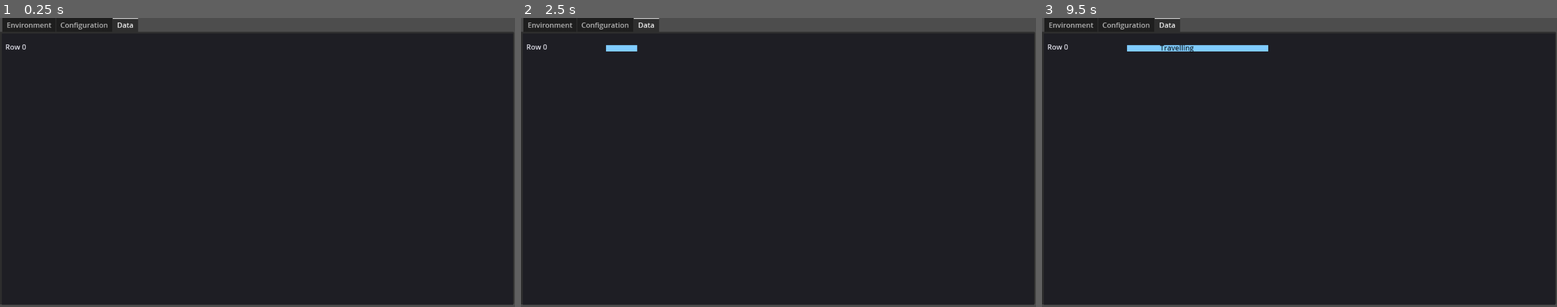
Above: before the commit, frames 1-3 (left to right).
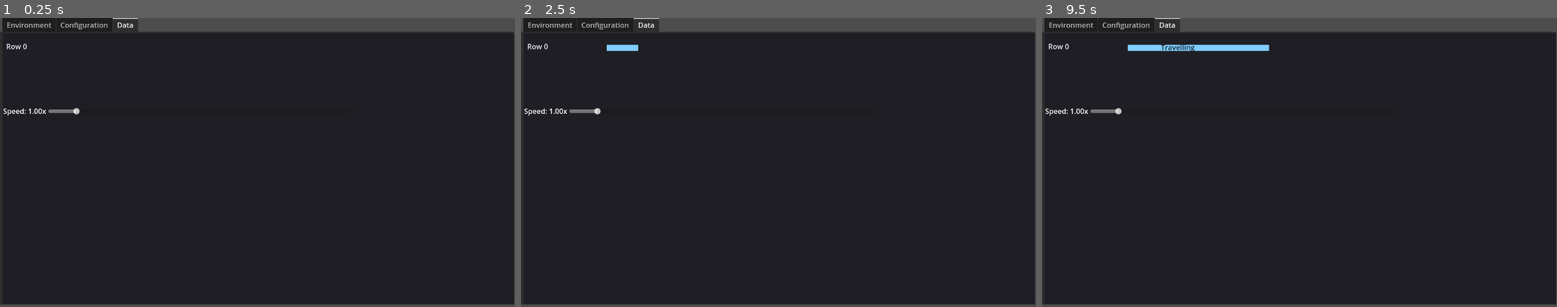
Above: after the commit, the same moments.

Repository: drewcydrew/sim-testing
Game: Godot game, scene res://World/World.tscn
Same seed, same stepped clock (60 frames per second), same inputs: the game is played once before the commit and once after it. The engine's default icon, where the game draws it, is replaced by a stand-in: a white triangle on a blue panel in a dark square.
Inputs (mouse positions are in pixels of both pictures, inside the frame that each line leads up to):
- Up to frame 1 (0.25 s): no input
- Up to frame 2 (2.5 s): tap Enter at 0.5, 2 s; move the mouse to (891, 148) at 0.52 s; click (891, 148) at 0.67 s; tap Space at 1.25 s; move the mouse to (675, 176) at 1.27 s; click (675, 176) at 1.42 s; move the mouse to (830, 98) at 2.02 s; click (830, 98) at 2.17 s
- Up to frame 3 (9.5 s): tap Space at 2.75, 4.25 s; move the mouse to (1273, 220) at 2.77 s; click (1273, 220) at 2.92 s; tap Enter at 3.5 s; move the mouse to (1454, 205) at 3.52 s; click (1454, 205) at 3.67 s; move the mouse to (1145, 119) at 4.27 s; click (1145, 119) at 4.42 s; move the mouse to (1325, 162) at 5.02 s; click (1325, 162) at 5.17 s; move the mouse to (1222, 90) at 5.77 s; click (1222, 90) at 5.92 s; move the mouse to (1412, 148) at 6.52 s; click (1412, 148) at 6.67 s; move the mouse to (1196, 176) at 7.27 s; click (1196, 176) at 7.42 s; move the mouse to (1351, 98) at 8.02 s; click (1351, 98) at 8.17 s; move the mouse to (1273, 220) at 8.77 s; click (1273, 220) at 8.92 s

The runs differ from the first frame. In frame 1, 0.4% of the frame differs, in the area x 0-100%, y 8-100%; in frame 2, 0.5%; in frame 3, 0.7%.

Commit message:
Splitting simulation controls into separate scene

Diff:
--- /dev/null
+++ b/SimulationControls/simulation_controls.gd
@@ -0,0 +1,20 @@
+extends HBoxContainer
+
+signal sim_speed_changed(value: float)
+
+
+
+@export var initial_value: float = 1.0
+
+func _ready() -> void:
+	$HSlider.value = initial_value
+	_update_label($HSlider.value)
+	$HSlider.value_changed.connect(_on_value_changed)
+
+func _on_value_changed(v: float) -> void:
+	_update_label(v)
+	emit_signal("sim_speed_changed", v)
+
+func _update_label(v: float) -> void:
+	if has_node("Label"):
+		$Label.text = "Speed: %.2fx" % v
--- /dev/null
+++ b/SimulationControls/simulation_controls.tscn
@@ -0,0 +1,19 @@
+[gd_scene load_steps=2 format=3 uid="uid://geysmsrle8io"]
+
+[ext_resource type="Script" uid="uid://dj6k1hh0mig0k" path="res://SimulationControls/simulation_controls.gd" id="1_80dbo"]
+
+[node name="SimulationControls" type="HBoxContainer"]
+offset_right = 671.0
+offset_bottom = 69.0
+script = ExtResource("1_80dbo")
+
+[node name="Label" type="Label" parent="."]
+layout_mode = 2
+text = "Simulation Speed"
+
+[node name="HSlider" type="HSlider" parent="."]
+layout_mode = 2
+size_flags_horizontal = 3
+size_flags_vertical = 4
+max_value = 12.0
+step = 0.1
--- a/World/World.tscn
+++ b/World/World.tscn
@@ -1,10 +1,11 @@
-[gd_scene load_steps=7 format=3 uid="uid://bkjo27tus16cr"]
+[gd_scene load_steps=8 format=3 uid="uid://bkjo27tus16cr"]
 
 [ext_resource type="Script" uid="uid://ci23ngthgce8j" path="res://World/world.gd" id="1_2dftf"]
 [ext_resource type="PackedScene" uid="uid://dl1vcfb7hqylb" path="res://Enemy/Enemy.tscn" id="1_c6gwx"]
 [ext_resource type="PackedScene" uid="uid://bvw455jm0ejqy" path="res://Barrier/Barrier.tscn" id="3_bcbcq"]
 [ext_resource type="PackedScene" uid="uid://f621ws6wfyog" path="res://Attraction/attraction.tscn" id="4_js7pq"]
 [ext_resource type="PackedScene" uid="uid://co5uy51mo4xql" path="res://Gantt/gantt.tscn" id="6_04mge"]
+[ext_resource type="PackedScene" uid="uid://geysmsrle8io" path="res://SimulationControls/simulation_controls.tscn" id="6_eue43"]
 
 [sub_resource type="NavigationPolygon" id="NavigationPolygon_cmany"]
 vertices = PackedVector2Array(377, 552, 621.406, 589.141, 221.102, 554.828, 337, 552, 835.68, 41.8516, 823.719, 470, 80 …(324 unchanged characters)…
@@ -52,15 +53,6 @@
 [node name="Attraction3" parent="TabContainer/Environment" groups=["attractions"] instance=ExtResource("4_js7pq")]
 position = Vector2(249, 333)
 
-[node name="SimSpeedSlider" type="HSlider" parent="TabContainer/Environment"]
-layout_mode = 0
-offset_left = 70.0
-offset_top = 15.0
-offset_right = 630.0
-offset_bottom = 41.0
-max_value = 10.0
-step = 0.05
-
 [node name="Configuration" type="Control" parent="TabContainer"]
 visible = false
 layout_mode = 2
@@ -71,9 +63,15 @@
 metadata/_tab_index = 2
 
 [node name="GanttNew" parent="TabContainer/Data" groups=["gantt"] instance=ExtResource("6_04mge")]
+offset_left = 9.0
+offset_top = 3.0
+offset_right = 1153.0
+offset_bottom = 611.0
+
+[node name="SimulationControls" parent="." instance=ExtResource("6_eue43")]
 offset_left = 7.0
-offset_top = 4.0
-offset_bottom = 612.0
+offset_top = 152.0
+offset_right = 788.0
+offset_bottom = 266.0
 
-[connection signal="changed" from="TabContainer/Environment/SimSpeedSlider" to="." method="_on_sim_speed_slider_changed"]
-[connection signal="value_changed" from="TabContainer/Environment/SimSpeedSlider" to="." method="_on_sim_speed_slider_value_changed"]
+[connection signal="sim_speed_changed" from="SimulationControls" to="." method="_on_simulation_controls_sim_speed_changed"]
--- a/World/world.gd
+++ b/World/world.gd
@@ -1,9 +1,6 @@
 extends Node2D
 
 @export var enemy_instance: Node2D
-
-@onready var time_slider: HSlider = $TabContainer/Environment/SimSpeedSlider
-@onready var gantt_chart_new: Control = $TabContainer/Data/GanttNew
 
 func _ready() -> void:
 	# Connect all attractions
@@ -28,12 +25,8 @@
 				clicked_attraction = attraction
 				break
 
-		#if clicked_attraction:
-			#_on_attraction_selected(clicked_attraction)
 
-
-
-func _on_sim_speed_slider_value_changed(value: float) -> void:
+func _on_simulation_controls_sim_speed_changed(value: float) -> void:
 	print("Updating sim time")
 	Engine.time_scale = value
 	#_update_time_label(new_value)
Not shown, added: SimulationControls/simulation_controls.gd.uid
